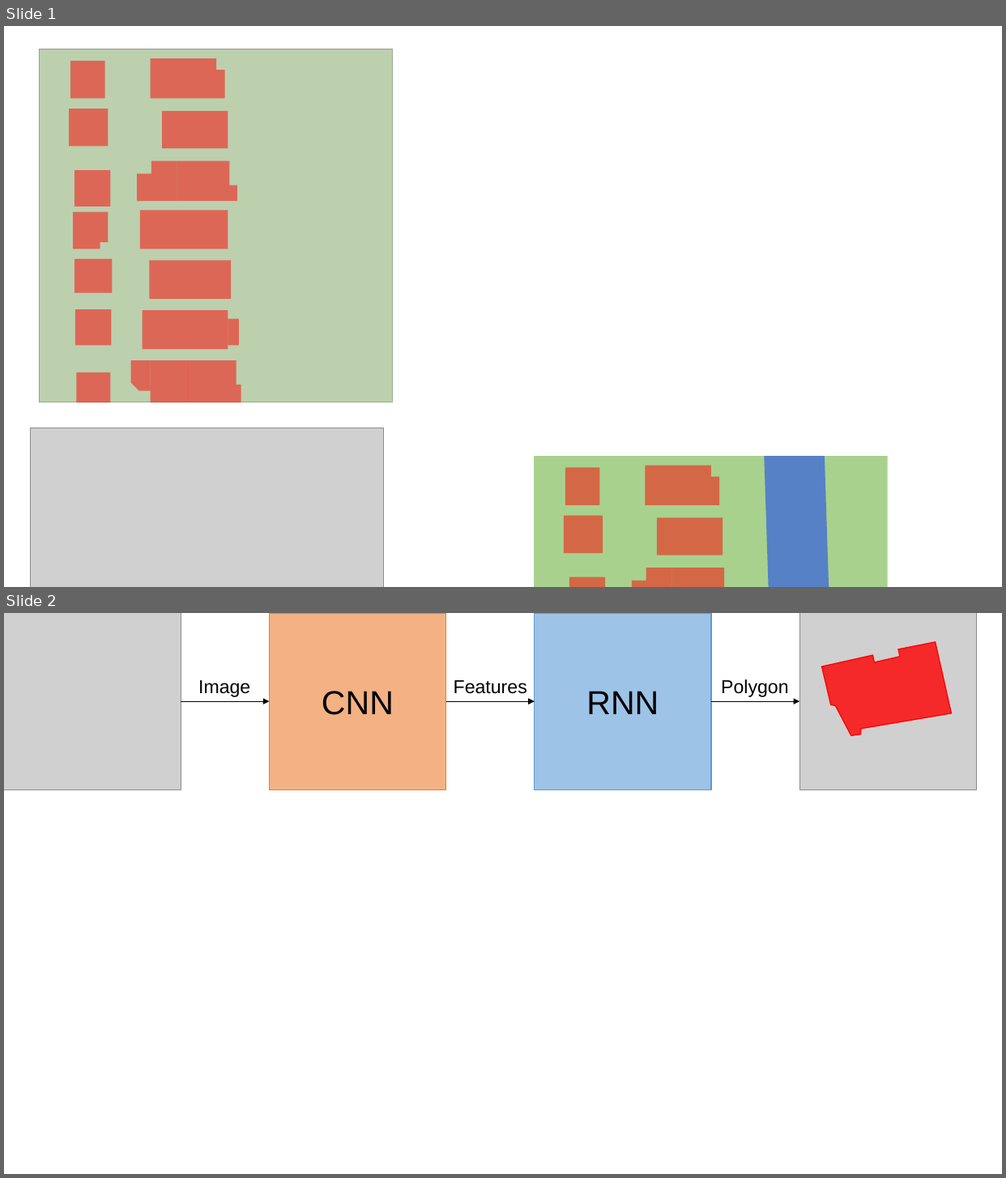
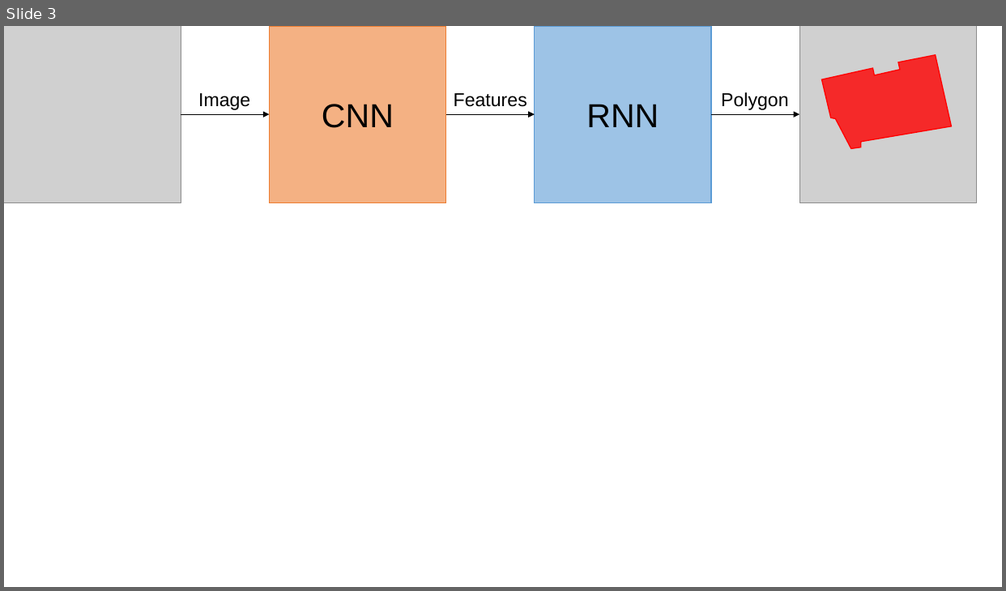
Before and after one commit to lizuoyue/ETH-Thesis, a slide deck: ThesisLaTeX/fig.pptx. Shown one above the other, each under a label of ours: slides 1 and 2 before the commit, slide 3 after it. The pictures are 1006x1178 and 1006x591 pixels, drawn with LibreOffice and Linux fonts; fonts in the diff are those of the drawing; grey boxes stand for pictures. Boxes give left, top, right and bottom in pixels: in the first picture for what was removed or moved away, otherwise in the second. Text is boxed around its words. In the diff, an @@ line names an element or a change of style, - is before the commit and + after.

```diff
--- a/ThesisLaTeX/fig.pptx
+++ b/ThesisLaTeX/fig.pptx
@@ slide 1 removed at (x1=4, y1=26, x2=1002, y2=587), background #FFFFFF @@
@@ picture removed at (x1=39, y1=49, x2=393, y2=403) @@
@@ rectangle removed at (x1=39, y1=49, x2=393, y2=403) @@
@@ group removed at (x1=69, y1=58, x2=241, y2=403): 12 rectangles, 5 corners, 1 snip rect @@
@@ picture removed at (x1=30, y1=428, x2=384, y2=587) @@
@@ group removed at (x1=534, y1=456, x2=888, y2=587): 5 rectangles, 3 corners, 1 parallelogram @@
@@ what was slide 2 is now slide 3 @@
```
Also in this commit, not shown: 2 slides added, 30 other files.
